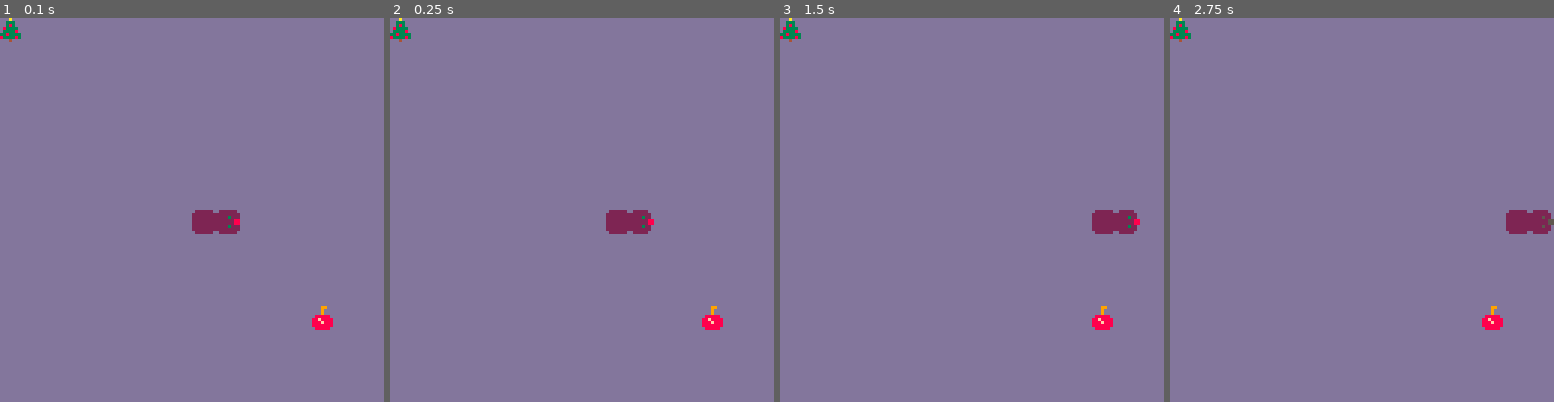
Above: before the commit, frames 1-4 (left to right).
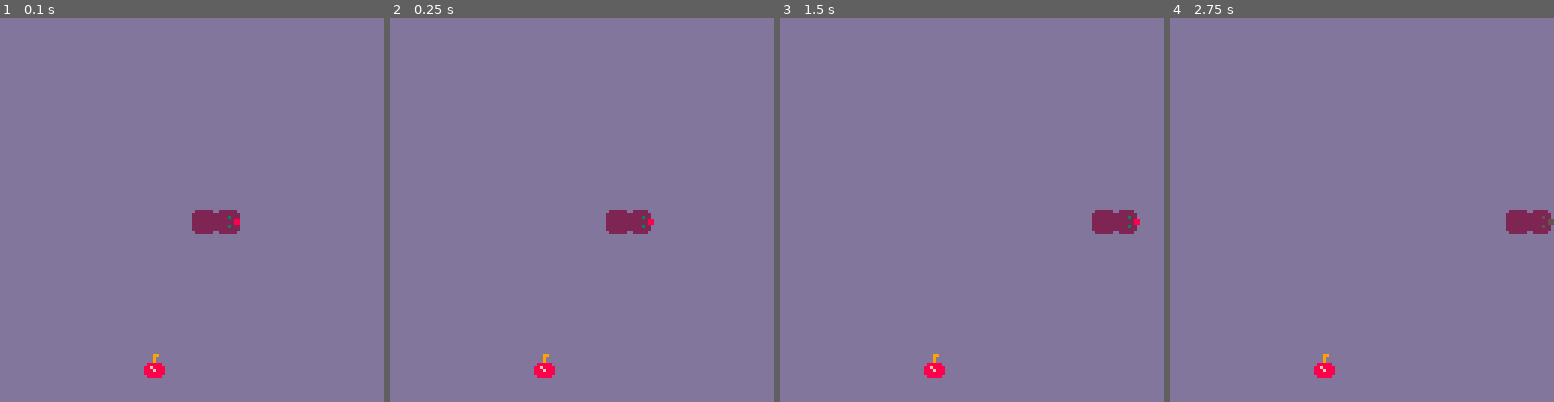
Above: after the commit, the same moments.

Repository: gigamonkey/pico-8
Game: PICO-8 cartridge snake.p8
Same seed, same stepped clock (60 frames per second), same inputs: the game is played once before the commit and once after it.
Inputs:
- Up to frame 1 (0.1 s): no input
- Up to frame 2 (0.25 s): no input
- Up to frame 3 (1.5 s): no input
- Up to frame 4 (2.75 s): hold Right 1.6-2.1 s; hold Up 2.15-2.42 s; hold Right from 2.47 s (still down)

The runs differ from the first frame. In frame 1, 0.6% of the frame differs, in the area x 0-87%, y 0-94%; in frame 2, 0.6%; in frame 3, 0.6%; in frame 4, 0.6%.

Commit message:
Only one food item at a time.

Diff:
--- a/snake.lua
+++ b/snake.lua
@@ -42,22 +42,17 @@
     end
   end
 
-  grid[to_index({x=13, y=12})] = FOOD
-  grid[to_index({x=0, y=0})] = SUPER_FOOD
-
   set_head(snake, {x=8, y=8})
   set_head(snake, {x=9, y=8})
   snake.x = 72
   snake.y = 64
 
+  random_food()
+
   for cell, value in pairs(grid) do
     local x = ((cell - 1) % SIZE) * 8;
     local y = ((cell - 1) \ SIZE) * 8;
-
     spr(GRASS, x, y)
-    if value ~= GRASS then
-      --print("not grass at " .. ((cell - 1) % SIZE) .. "," .. ((cell - 1) \ SIZE))
-    end
     spr(value, x, y)
   end
 end
@@ -205,6 +200,7 @@
   end
   local x = ((pos - 1) % SIZE) * 8;
   local y = ((pos - 1) \ SIZE) * 8;
-  grid[pos] = FOOD
-  spr(FOOD, x, y)
-end
+  local kind = FOOD + flr(rnd(3))
+  grid[pos] = kind
+  spr(kind, x, y)
+end
--- a/snake.p8
+++ b/snake.p8
@@ -7,14 +7,14 @@
 #include snake.lua
 
 __gfx__
-dddddddd0222222000099000000a0000000000000000800000000000000000000000000002288220022222200222222002222220000880000222222000222220
-dddddddd222222220009000000333000087787700022220000222200002222000022220022288222222222222222222222222222022882202222222202222222
-dddddddd222222220009000000383000077877800223232002222220022222200222232022322322222222222232222222222322222222222222222202232222
-dddddddd222222220888880008333300078778700222222002222220023222200222222822222222222222228822222222222288223223222222222288222222
-dddddddd2222222288f8888003333800087787700222222002222220822222200222232022222222222222228822222222222288222222222232232288222222
-dddddddd22222222888f888033833330077877800222222002323220023222200222222022222222223223222232222222222322222222222222222202232222
-dddddddd222222228888888083333830078778700022220000222200002222000022220022222222222882222222222222222222222222220228822002222222
-dddddddd022222200888880000040000000000000000000000080000000000000000000002222220022882200222222002222220022222200008800000222220
+dddddddd0222222000099000000a0000000877000000800000000000000000000000000002288220022222200222222002222220000880000222222000222220
+dddddddd222222220009000000333000008787800022220000222200002222000022220022288222222222222222222222222222022882202222222202222222
+dddddddd222222220009000000383000007708700223232002222220022222200222232022322322222222222232222222222322222222222222222202232222
+dddddddd222222220888880008333300007807700222222002222220023222200222222822222222222222228822222222222288223223222222222288222222
+dddddddd2222222288f8888003333800008700000222222002222220822222200222232022222222222222228822222222222288222222222232232288222222
+dddddddd22222222888f888033833330007700000222222002323220023222200222222022222222223223222232222222222322222222222222222202232222
+dddddddd222222228888888083333830007800000022220000222200002222000022220022222222222882222222222222222222222222220228822002222222
+dddddddd022222200888880000040000008700000000000000080000000000000000000002222220022882200222222002222220022222200008800000222220
 02222200000550000222222000222220022222000222222000022000020000000000002000000000000000000000000000000000000000000000000000000000
 22222220022552202222222202222222222222202222222200000000220200000000202200000000000000000000000000000000000000000000000000000000
 22223220222222222222222202252222222252200000000000222200220202000020202200000000000000000000000000000000000000000000000000000000
Not shown, added: TODO
